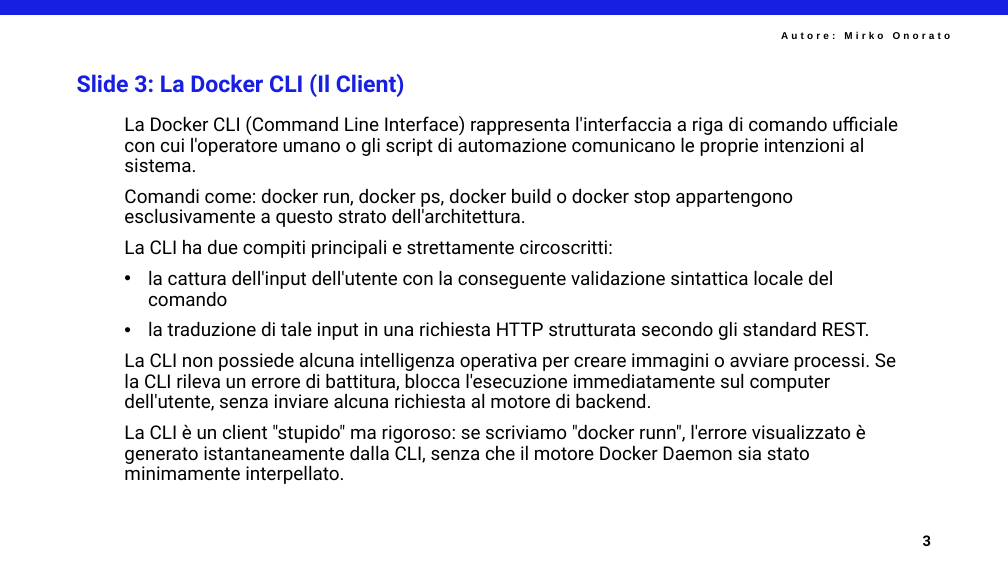
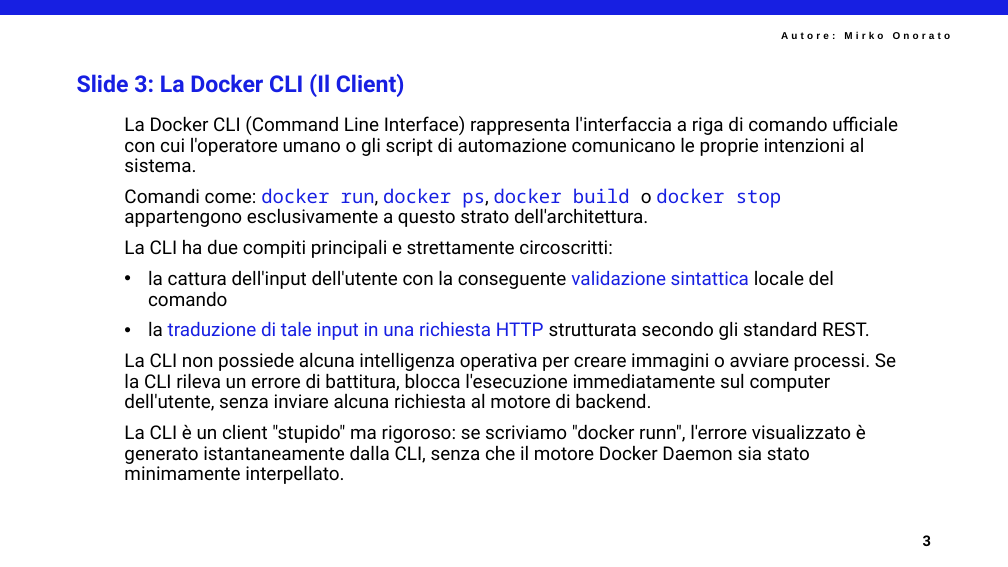
Before and after one commit to mirkoSkF/Docker-Slides, a slide deck: slide 5 of 1 - Introduzione a Docker.pptx. Drawn at 1008x567 pixels with LibreOffice and Linux fonts; fonts in the diff are those of the drawing; background and template pictures are left out. Boxes give left, top, right and bottom in pixels: in the first picture for what was removed or moved away, otherwise in the second. Text is boxed around its words. In the diff, an @@ line names an element or a change of style, - is before the commit and + after.

```diff
--- a/1 - Introduzione a Docker.pptx
+++ b/1 - Introduzione a Docker.pptx
@@ text at (124, 188, 870, 340): font Roboto to Noto Sans Mono in "docker run, docker ps, docker build docker ..."; text colour #000000 to #171FE2 in "docker run, docker ps, docker build docker ...", "validazione sintattica", "traduzione di tale input in una richiesta ..." @@
```
Also in this commit, not shown: 4 other slides changed.
